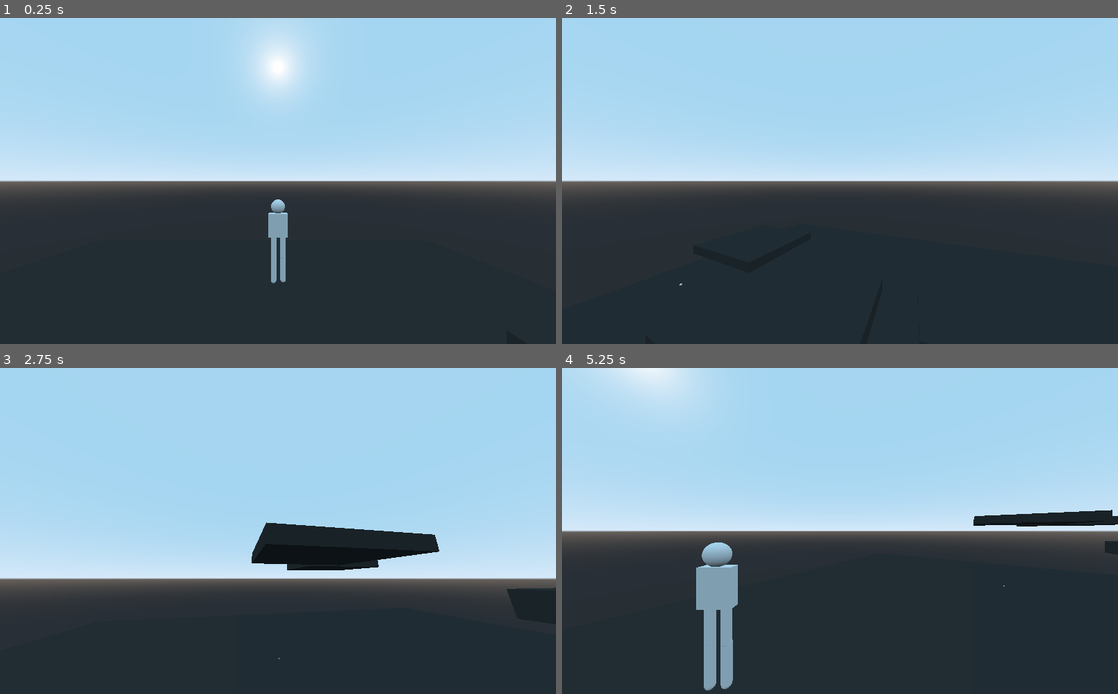
Above: before the commit, frames 1-4 (two rows, left to right).
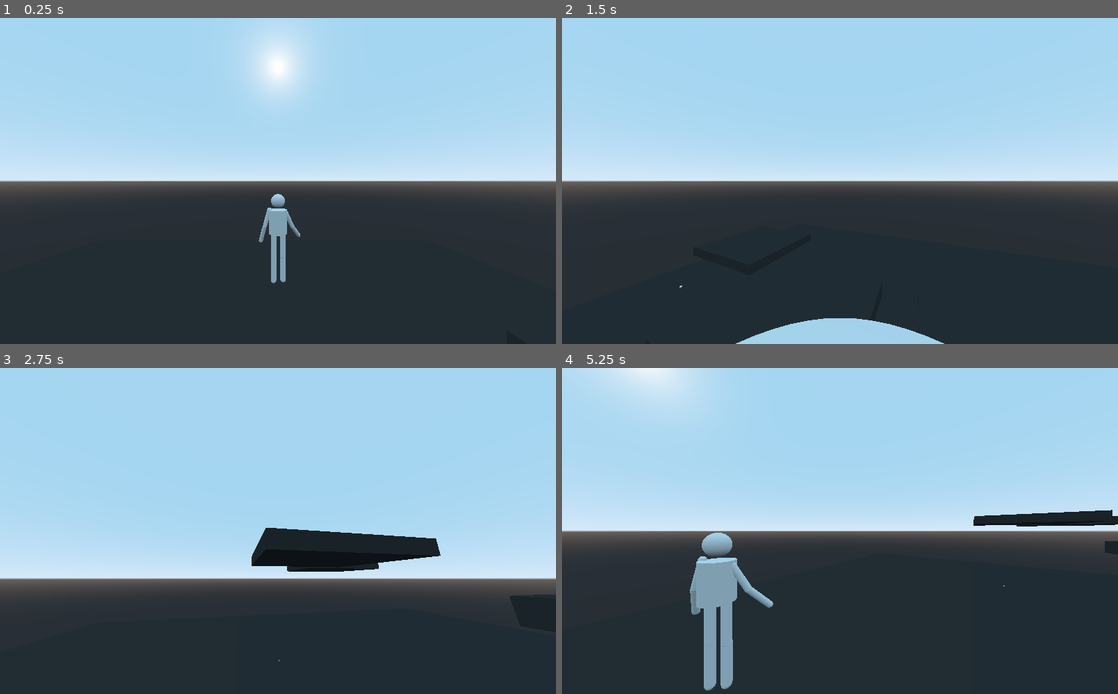
Above: after the commit, the same moments.

Repository: gamedevshirious/Experimental-Projects
Game: Godot game, scene res://World.tscn
The game is run twice, just before and just after one commit, with the same random seed, the same clock (stepped at 60 frames per second) and the same inputs.
Inputs (mouse positions are in pixels of both pictures, inside the frame that each line leads up to):
- Up to frame 1 (0.25 s): no input
- Up to frame 2 (1.5 s): tap Enter at 0.5 s; move the mouse to (962, 164) at 0.52 s; hold Right (ui_right) 0.53-1.28 s; tap Space (jump) at 0.6, 0.77, 1.07, 1.25 s; move the mouse to (728, 197) at 1.27 s; hold Down (ui_down) from 1.28 s (still down); tap C (change_camera) at 1.35 s
- Up to frame 3 (2.75 s): tap Space (jump) at 1.52, 1.55, 1.82, 2.3 s; move the mouse to (333, 459) at 2.02 s; release Down (ui_down) at 2.03 s; hold Right (ui_right) from 2.03 s (still down); right-click (333, 459) at 2.1 s
- Up to frame 4 (5.25 s): move the mouse to (812, 596) at 2.77 s; release Right (ui_right) at 2.78 s; hold Up (ui_up) 2.78-3.53 s; click (812, 596) at 2.85 s; tap Space (jump) at 3.02, 3.05, 3.32, 3.6, 3.77, 4.07, 4.52, 4.55, 4.82 s; tap Enter at 3.5 s; move the mouse to (1006, 579) at 3.52 s; hold Left (ui_left) 3.53-5.03 s; move the mouse to (673, 482) at 4.27 s; tap C (change_camera) at 4.35 s; move the mouse to (867, 531) at 5.02 s; hold Down (ui_down) from 5.03 s (still down); right-click (867, 531) at 5.1 s

The runs differ from the first frame. In frame 1, 0.3% of the frame differs, in the area x 46-54%, y 53-69%; in frame 2, 2.0%, in the area x 21-69%, y 81-100%; in frame 3, 0.9%; in frame 4, 1.0%.

Commit message:
Daily backup Sat, Nov 28, 2020  4:57:25 AM

Diff:
--- a/Playground/3D/xyz/XYZ.gd
+++ b/Playground/3D/xyz/XYZ.gd
@@ -9,7 +9,7 @@
 const V_LOOK_SENS = .1
 
 onready var tpcam = $CameraBase/TPCamera
-onready var fpcam = $Mesh/head/FPCamera
+onready var fpcam = $Mesh/head/head/FPCamera
 var cam
 var zoomed_in = false
 onready var anim = $AnimationTree.get("parameters/playback")
@@ -63,7 +63,6 @@
 		y_velo = -0.1
 	if y_velo < -MAX_FALL_SPEED:
 		y_velo = -MAX_FALL_SPEED
-	print(grounded)
 
 
 #	if Input.is_action_just_pressed("shoot"):
--- a/Playground/3D/xyz/XYZ.tscn
+++ b/Playground/3D/xyz/XYZ.tscn
@@ -10,13 +10,52 @@
 radius = 0.3
 height = 0.6
 
-[sub_resource type="CubeMesh" id=3]
-size = Vector3( 0.3, 1, 0.8 )
+[sub_resource type="CylinderMesh" id=27]
+top_radius = 0.4
+bottom_radius = 0.4
+height = 1.0
+
+[sub_resource type="CapsuleMesh" id=21]
+radius = 0.09
+mid_height = 0.75
+
+[sub_resource type="CapsuleMesh" id=22]
+radius = 0.09
+mid_height = 0.75
 
 [sub_resource type="CapsuleMesh" id=4]
 radius = 0.12
 
-[sub_resource type="Animation" id=13]
+[sub_resource type="Animation" id=23]
+resource_name = "hands_walk"
+length = 2.0
+loop = true
+tracks/0/type = "value"
+tracks/0/path = NodePath("Mesh/torso/left:rotation_degrees")
+tracks/0/interp = 1
+tracks/0/loop_wrap = true
+tracks/0/imported = false
+tracks/0/enabled = true
+tracks/0/keys = {
+"times": PoolRealArray( 0, 1 ),
+"transitions": PoolRealArray( 1, 1 ),
+"update": 0,
+"values": [ Vector3( -76.48, 3.05939e-05, -3.88221e-05 ), Vector3( -57.2866, -55.84, 59.8996 ) ]
+}
+tracks/1/type = "value"
+tracks/1/path = NodePath("Mesh/torso/right:rotation_degrees")
+tracks/1/interp = 1
+tracks/1/loop_wrap = true
+tracks/1/imported = false
+tracks/1/enabled = true
+tracks/1/keys = {
+"times": PoolRealArray( 0, 1 ),
+"transitions": PoolRealArray( 1, 1 ),
+"update": 0,
+"values": [ Vector3( -60, -135, 115 ), Vector3( -68.572, -210, 180 ) ]
+}
+
+[sub_resource type="Animation" id=5]
 resource_name = "legs_idle"
 length = 2.0
 loop = true
@@ -122,12 +161,11 @@
 "values": [ Vector3( 0, 0, -20 ), Vector3( 0, 0, 0 ), Vector3( 0, 0, -20 ) ]
 }
 
-[sub_resource type="Animation" id=5]
-resource_name = "torso_idle"
-length = 2.0
-loop = true
-tracks/0/type = "value"
-tracks/0/path = NodePath("Mesh/torso:translation")
+[sub_resource type="Animation" id=7]
+length = 2.0
+loop = true
+tracks/0/type = "value"
+tracks/0/path = NodePath("Mesh/torso/torso:translation")
 tracks/0/interp = 1
 tracks/0/loop_wrap = true
 tracks/0/imported = false
@@ -139,12 +177,12 @@
 "values": [ Vector3( 0, 2.65054, 0 ), Vector3( 0, 2.66, 0 ) ]
 }
 
-[sub_resource type="Animation" id=14]
+[sub_resource type="Animation" id=8]
 resource_name = "torso_walk"
 length = 2.0
 loop = true
 tracks/0/type = "value"
-tracks/0/path = NodePath("Mesh/torso:translation")
+tracks/0/path = NodePath("Mesh/torso/torso:translation")
 tracks/0/interp = 1
 tracks/0/loop_wrap = true
 tracks/0/imported = false
@@ -156,55 +194,65 @@
 "values": [ Vector3( 0, 2.65771, 0 ), Vector3( 0, 2.7, 0 ), Vector3( 0, 2.65771, 0 ) ]
 }
 
-[sub_resource type="AnimationNodeAdd2" id=15]
-
-[sub_resource type="AnimationNodeAnimation" id=16]
+[sub_resource type="AnimationNodeAdd2" id=9]
+
+[sub_resource type="AnimationNodeAnimation" id=10]
 animation = "torso_idle"
 
-[sub_resource type="AnimationNodeAnimation" id=17]
+[sub_resource type="AnimationNodeAnimation" id=11]
 animation = "legs_idle"
 
-[sub_resource type="AnimationNodeBlendTree" id=18]
-nodes/Add2/node = SubResource( 15 )
+[sub_resource type="AnimationNodeBlendTree" id=12]
+nodes/Add2/node = SubResource( 9 )
 nodes/Add2/position = Vector2( 460, 100 )
-nodes/Animation/node = SubResource( 17 )
+nodes/Animation/node = SubResource( 11 )
 nodes/Animation/position = Vector2( 200, 60 )
-"nodes/Animation 2/node" = SubResource( 16 )
+"nodes/Animation 2/node" = SubResource( 10 )
 "nodes/Animation 2/position" = Vector2( 180, 200 )
 nodes/output/position = Vector2( 680, 140 )
 node_connections = [ "output", 0, "Add2", "Add2", 0, "Animation", "Add2", 1, "Animation 2" ]
 
-[sub_resource type="AnimationNodeAdd2" id=19]
-
-[sub_resource type="AnimationNodeAnimation" id=20]
+[sub_resource type="AnimationNodeAdd2" id=24]
+
+[sub_resource type="AnimationNodeAdd2" id=25]
+
+[sub_resource type="AnimationNodeAnimation" id=14]
 animation = "torso_walk"
 
-[sub_resource type="AnimationNodeAnimation" id=21]
+[sub_resource type="AnimationNodeAnimation" id=26]
+animation = "hands_walk"
+
+[sub_resource type="AnimationNodeAnimation" id=15]
 animation = "legs_walk"
 
-[sub_resource type="AnimationNodeBlendTree" id=22]
-nodes/Add2/node = SubResource( 19 )
-nodes/Add2/position = Vector2( 360, 120 )
-nodes/Animation/node = SubResource( 21 )
+[sub_resource type="AnimationNodeBlendTree" id=16]
+graph_offset = Vector2( 0, 0.25 )
+nodes/Add2/node = SubResource( 25 )
+nodes/Add2/position = Vector2( 300, 80 )
+"nodes/Add2 2/node" = SubResource( 24 )
+"nodes/Add2 2/position" = Vector2( 520, 200 )
+nodes/Animation/node = SubResource( 15 )
 nodes/Animation/position = Vector2( 80, 60 )
-"nodes/Animation 2/node" = SubResource( 20 )
-"nodes/Animation 2/position" = Vector2( 80, 220 )
-nodes/output/position = Vector2( 580, 120 )
-node_connections = [ "output", 0, "Add2", "Add2", 0, "Animation", "Add2", 1, "Animation 2" ]
-
-[sub_resource type="AnimationNodeStateMachineTransition" id=23]
-
-[sub_resource type="AnimationNodeStateMachineTransition" id=24]
-
-[sub_resource type="AnimationNodeStateMachine" id=11]
-states/idle/node = SubResource( 18 )
+"nodes/Animation 2/node" = SubResource( 14 )
+"nodes/Animation 2/position" = Vector2( 80, 200 )
+"nodes/Animation 3/node" = SubResource( 26 )
+"nodes/Animation 3/position" = Vector2( 80, 340 )
+nodes/output/position = Vector2( 920, 80 )
+node_connections = [ "output", 0, "Add2 2", "Add2 2", 0, "Add2", "Add2 2", 1, "Animation 3", "Add2", 0, "Animation", "Add2", 1, "Animation 2" ]
+
+[sub_resource type="AnimationNodeStateMachineTransition" id=17]
+
+[sub_resource type="AnimationNodeStateMachineTransition" id=18]
+
+[sub_resource type="AnimationNodeStateMachine" id=19]
+states/idle/node = SubResource( 12 )
 states/idle/position = Vector2( 358, 145 )
-states/walk/node = SubResource( 22 )
+states/walk/node = SubResource( 16 )
 states/walk/position = Vector2( 593, 157 )
-transitions = [ "idle", "walk", SubResource( 23 ), "walk", "idle", SubResource( 24 ) ]
+transitions = [ "idle", "walk", SubResource( 17 ), "walk", "idle", SubResource( 18 ) ]
 start_node = "idle"
 
-[sub_resource type="AnimationNodeStateMachinePlayback" id=12]
+[sub_resource type="AnimationNodeStateMachinePlayback" id=20]
 
 [node name="XYZ" type="KinematicBody"]
 script = ExtResource( 1 )
@@ -224,26 +272,63 @@
 [node name="Mesh" type="Spatial" parent="."]
 transform = Transform( -1.62921e-07, 0, 1, 0, 1, 0, -1, 0, -1.62921e-07, 0, 0, 0 )
 
-[node name="head" type="MeshInstance" parent="Mesh"]
-transform = Transform( 1, 0, 0, 0, 1, 0, 0, 0, 1, 0, 3.4418, 0 )
+[node name="head" type="Spatial" parent="Mesh"]
+
+[node name="head" type="MeshInstance" parent="Mesh/head"]
+transform = Transform( 1, 0, 0, 0, 1, 0, 0, 0, 1, 0, 3.67888, 0 )
 layers = 513
 mesh = SubResource( 2 )
 material/0 = null
 
-[node name="FPCamera" type="Camera" parent="Mesh/head"]
+[node name="FPCamera" type="Camera" parent="Mesh/head/head"]
 transform = Transform( -1.62921e-07, 0, -1, 0, 1, 0, 1, 0, -1.62921e-07, 0, -0.0349627, 0 )
 fov = 90.0
 
-[node name="torso" type="MeshInstance" parent="Mesh"]
-transform = Transform( 1, 0, 0, 0, 1, 0, 0, 0, 1, 0, 2.69434, 0 )
-mesh = SubResource( 3 )
+[node name="torso" type="Spatial" parent="Mesh"]
+transform = Transform( 1, 0, 0, 0, 1, 0, 0, 0, 1, 0, 0.148172, 0 )
+
+[node name="torso" type="MeshInstance" parent="Mesh/torso"]
+transform = Transform( 1, 0, 0, 0, 1, 0, 0, 0, 1, 0, 2.66119, 0 )
+mesh = SubResource( 27 )
+material/0 = null
+
+[node name="left" type="Position3D" parent="Mesh/torso"]
+transform = Transform( 0.999745, -0.0085858, -0.0208688, 0.0223823, 0.259531, 0.965475, -0.00287329, -0.965696, 0.259657, 5.39233e-08, 3.18349, -0.330978 )
+
+[node name="upper" type="MeshInstance" parent="Mesh/torso/left"]
+transform = Transform( 1, 0, 0, 0, 1, 0, 0, 0, 1, 6.67052e-08, 0.0358789, -0.409433 )
+mesh = SubResource( 21 )
+material/0 = null
+
+[node name="elbow" type="Position3D" parent="Mesh/torso/left"]
+transform = Transform( 0.95168, 0, -0.307091, 0, 1, 0, 0.307091, 0, 0.95168, 1.2721e-07, 0.05726, -0.780809 )
+
+[node name="hand" type="MeshInstance" parent="Mesh/torso/left/elbow"]
+transform = Transform( 1, 0, 0, 0, 1, 0, 0, 0, 1, 6.63012e-08, -0.015347, -0.406953 )
+mesh = SubResource( 22 )
+material/0 = null
+
+[node name="right" type="Position3D" parent="Mesh/torso"]
+transform = Transform( 0.865489, 0.395993, -0.306786, 0.422249, -0.247225, 0.872115, 0.269507, -0.884346, -0.381179, -5.39269e-08, 3.05785, 0.331 )
+
+[node name="upper" type="MeshInstance" parent="Mesh/torso/right"]
+transform = Transform( 1, 0, 0, 0, 1, 0, 0, 0, 1, 0, 0, -0.409 )
+mesh = SubResource( 21 )
+material/0 = null
+
+[node name="elbow" type="Position3D" parent="Mesh/torso/right"]
+transform = Transform( 0.95168, 0, -0.307091, 0, 1, 1.42109e-14, 0.307091, 0, 0.95168, 1.16669e-07, 0.0249093, -0.780809 )
+
+[node name="hand" type="MeshInstance" parent="Mesh/torso/right/elbow"]
+transform = Transform( 1, -5.68434e-14, -2.98023e-08, -2.84217e-14, 1, 0, 2.98023e-08, -1.42109e-14, 1, 1.49012e-07, -0.022243, -0.406953 )
+mesh = SubResource( 22 )
 material/0 = null
 
 [node name="legs" type="Spatial" parent="Mesh"]
 transform = Transform( 0.998068, 0, -0.0621286, 0, 1, 0, 0.0621286, 0, 0.998068, 0, -0.0174801, 0 )
 
 [node name="right" type="Position3D" parent="Mesh/legs"]
-transform = Transform( 0.981669, 0.19059, 0, -0.19059, 0.981669, 0, 0, 0, 1, 0.0274313, 2.23576, 0.193319 )
+transform = Transform( 0.976177, -0.216973, 0, 0.216973, 0.976177, 0, 0, 0, 1, 0.0274313, 2.23576, 0.193319 )
 
 [node name="upper" type="MeshInstance" parent="Mesh/legs/right"]
 transform = Transform( 1, 0, -2.98023e-08, -2.98023e-08, -1.61119e-07, -1, -7.45058e-09, 1, -1.66707e-07, -0.0171196, -0.421865, 0.019 )
@@ -251,7 +336,7 @@
 material/0 = null
 
 [node name="knee" type="Position3D" parent="Mesh/legs/right"]
-transform = Transform( 0.954633, 0.297788, -7.60338e-15, -0.297788, 0.954633, -2.97006e-16, 7.16999e-15, 2.54773e-15, 1, -0.00956744, -0.908974, 0.0147068 )
+transform = Transform( 0.999588, 0.0287204, -5.21658e-14, -0.0287204, 0.999588, -2.03772e-15, 5.20859e-14, 3.53511e-15, 1, -0.00956744, -0.908974, 0.0147068 )
 
 [node name="lower" type="MeshInstance" parent="Mesh/legs/right/knee"]
 transform = Transform( 0.999998, 1.11759e-08, -1.19209e-07, -2.38419e-07, -1.49012e-07, -0.999999, 6.70552e-08, 0.999999, -1.45286e-07, -0.000300884, -0.510887, 0.010267 )
@@ -259,7 +344,7 @@
 material/0 = null
 
 [node name="left" type="Position3D" parent="Mesh/legs"]
-transform = Transform( 0.981669, -0.19059, 0, 0.19059, 0.981669, 0, 0, 0, 1, -0.0102438, 2.23576, -0.210141 )
+transform = Transform( 0.976177, 0.216973, 0, -0.216973, 0.976177, 0, 0, 0, 1, -0.0102438, 2.23576, -0.210141 )
 
 [node name="upper" type="MeshInstance" parent="Mesh/legs/left"]
 transform = Transform( 1, 0, 0, 2.98023e-08, -1.62981e-07, -1, -7.45058e-09, 1, -1.62981e-07, 0.00711972, -0.421865, 0.019 )
@@ -267,7 +352,7 @@
 material/0 = null
 
 [node name="knee" type="Position3D" parent="Mesh/legs/left"]
-transform = Transform( 0.99891, 0.0466741, 0, -0.0466741, 0.998911, 0, 0, 0, 1, 0.0167009, -0.955345, 0.00863826 )
+transform = Transform( 0.949128, 0.314891, 0, -0.314891, 0.949129, 0, 0, 0, 1, 0.0167009, -0.955345, 0.00863826 )
 
 [node name="lower" type="MeshInstance" parent="Mesh/legs/left/knee"]
 transform = Transform( 1, 1.49012e-08, 3.42727e-07, 2.38419e-07, -1.83471e-07, -1, -2.23517e-08, 1, -1.37836e-07, -0.00734228, -0.503813, 0.0110506 )
@@ -276,15 +361,17 @@
 
 [node name="AnimationPlayer" type="AnimationPlayer" parent="."]
 playback_process_mode = 2
-anims/legs_idle = SubResource( 13 )
+anims/hands_walk = SubResource( 23 )
+anims/legs_idle = SubResource( 5 )
 anims/legs_walk = SubResource( 6 )
-anims/torso_idle = SubResource( 5 )
-anims/torso_walk = SubResource( 14 )
+anims/torso_idle = SubResource( 7 )
+anims/torso_walk = SubResource( 8 )
 
 [node name="AnimationTree" type="AnimationTree" parent="."]
-tree_root = SubResource( 11 )
+tree_root = SubResource( 19 )
 anim_player = NodePath("../AnimationPlayer")
 active = true
-parameters/playback = SubResource( 12 )
+parameters/playback = SubResource( 20 )
 parameters/idle/Add2/add_amount = 1.0
 parameters/walk/Add2/add_amount = 1.0
+"parameters/walk/Add2 2/add_amount" = 1.0
Not shown: 1 places in Playground/3D/xyz/XYZ.tscn that only renumber resources
